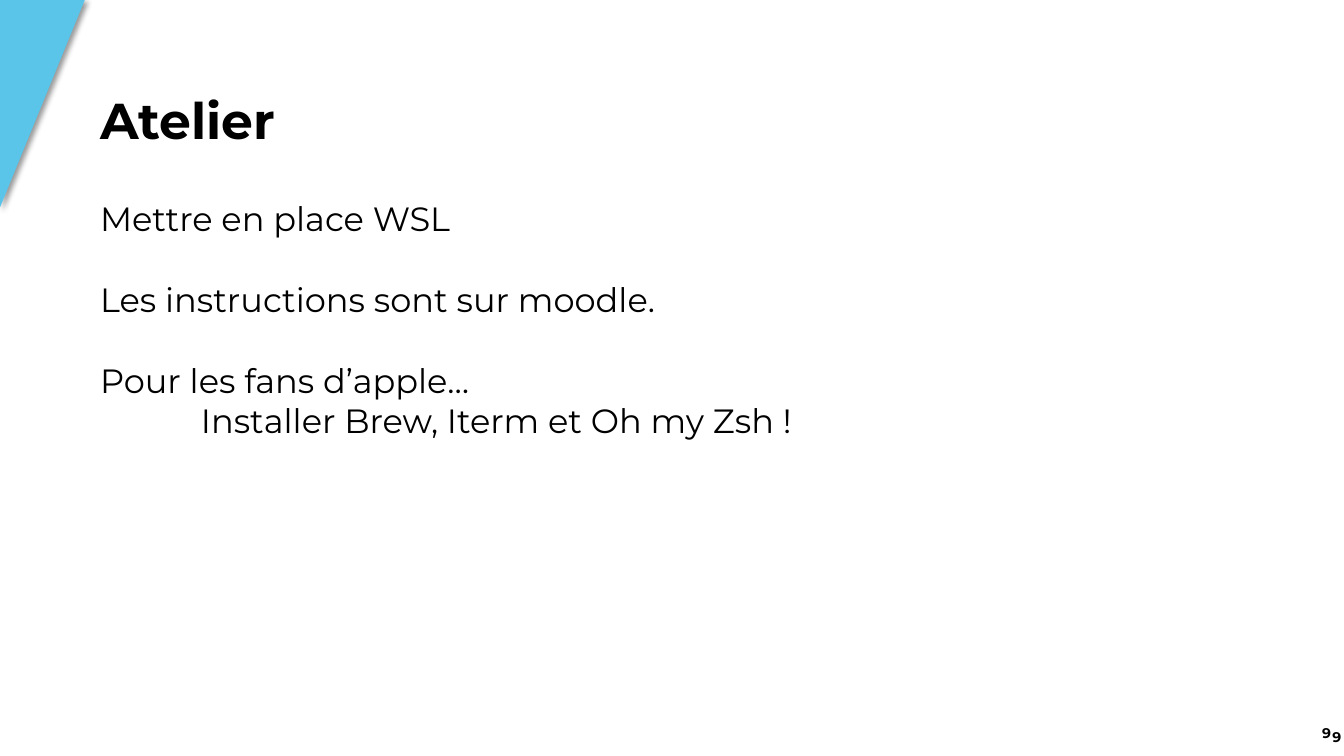
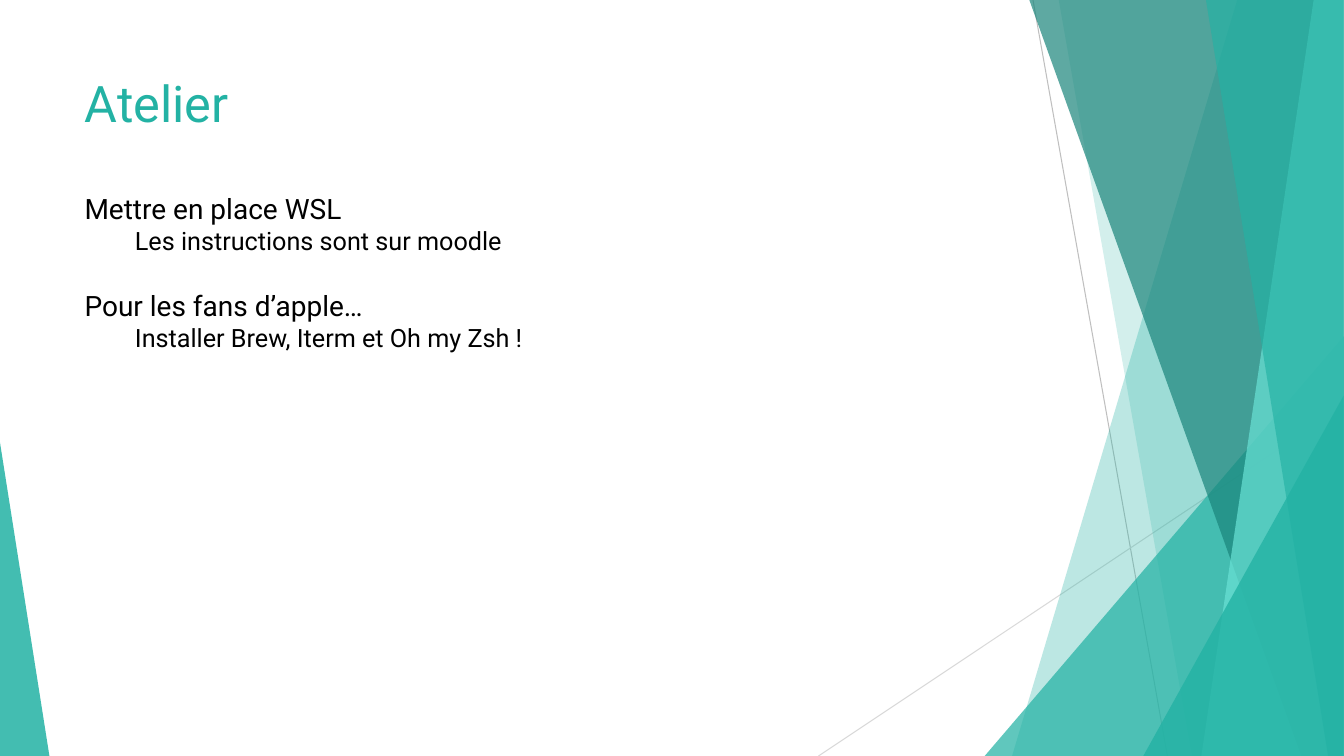
Before and after one commit to Lyon-Ynov-Campus/Docs, a slide deck: slide 10 of Ymmersions/Ymmersion - Linux.pptx (slide 9 before the commit). Drawn at 1344x756 pixels with LibreOffice and Linux fonts; fonts in the diff are those of the drawing; background and template pictures are left out. Boxes give left, top, right and bottom in pixels: in the first picture for what was removed or moved away, otherwise in the second. Text is boxed around its words. In the diff, an @@ line names an element or a change of style, - is before the commit and + after.

```diff
--- a/Ymmersions/Ymmersion - Linux.pptx
+++ b/Ymmersions/Ymmersion - Linux.pptx
@@ triangle removed at [0, 0, 85, 208] @@
@@ text "Atelier": place and size @@
-text "Atelier" at [100, 99, 275, 140]
+text "Atelier" at [85, 84, 229, 123]
@@ text "Atelier" at [85, 84, 229, 123]: font Montserrat to Roboto, text colour #000000 to #23B2A4, bold off; line spacing 0.9 to 1; more space between paragraphs; vertical alignment middle to top @@
@@ text "Mettre en place WSL": place and size @@
-text "Mettre en place WSL" at [100, 206, 774, 440]
+text "Mettre en place WSL" at [85, 198, 510, 353]
@@ text at [85, 198, 510, 353]: size 24 to 20 pt in "Mettre en place WSL", "Pour les fans d’apple…"; font Montserrat to Roboto in "Mettre en place WSL", "Pour les fans d’apple…", "Installer Brew, Iterm et Oh my Zsh ..."; size 24 to 18 pt in "Installer Brew, Iterm et Oh my Zsh ..." @@
@@ text at [135, 231, 501, 251]: text changed; size 24 to 18 pt; font Montserrat to Roboto @@
-Les instructions sont sur moodle.
+Les instructions sont sur moodle
@@ group added at [0, 0, 1344, 756]: 5 freeform shapes, 3 triangles, 2 lines @@
@@ page number removed at [1290, 713, 1342, 753] @@
-9
@@ page number removed at [1300, 718, 1344, 756] @@
-9
```
Also in this commit, not shown: 7 other slides changed, 5 slides added, 4 slides removed.
